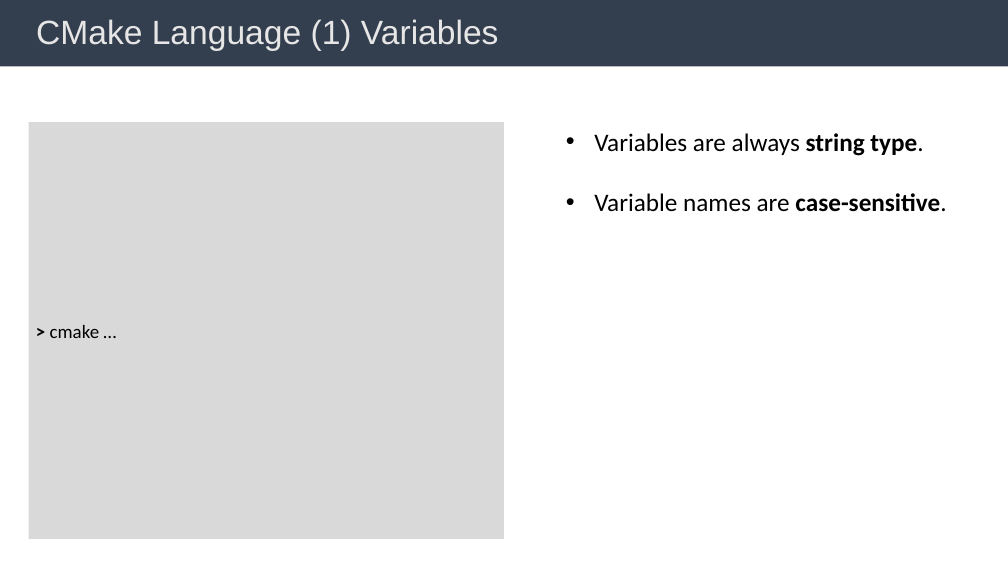
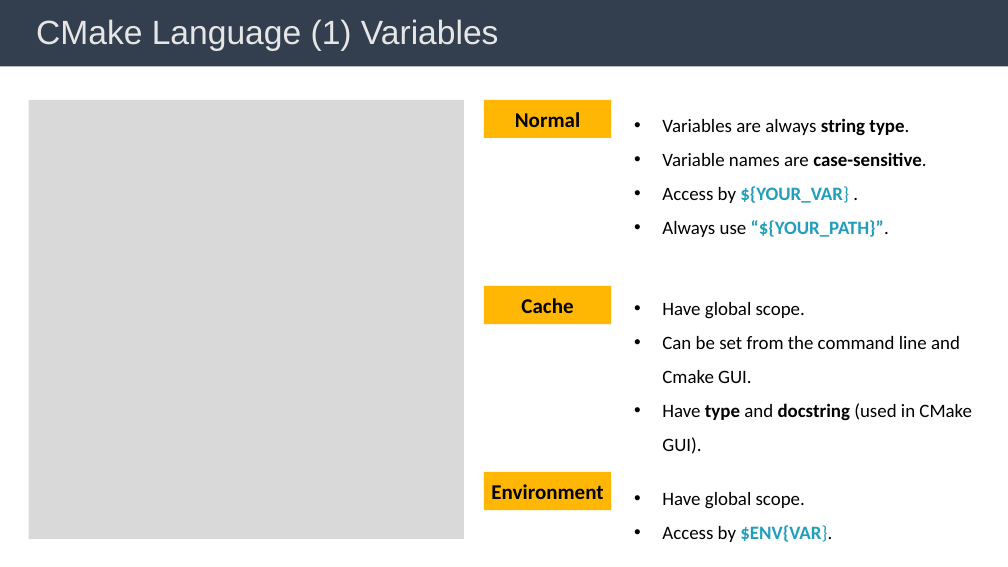
Before and after one commit to BingHanLin/Learn_Modern_CMake, a slide deck: slide 7 of cmake notes.pptx. Drawn at 1008x567 pixels with LibreOffice and Linux fonts; fonts in the diff are those of the drawing; background and template pictures are left out. Boxes give left, top, right and bottom in pixels: in the first picture for what was removed or moved away, otherwise in the second. Text is boxed around its words. In the diff, an @@ line names an element or a change of style, - is before the commit and + after.

```diff
--- a/cmake notes.pptx
+++ b/cmake notes.pptx
@@ rectangle: place and size @@
-rectangle at bbox=[29, 123, 504, 539]
+rectangle at bbox=[29, 100, 464, 539]
@@ rectangle added at bbox=[484, 100, 611, 138], fill #FFB703, 20 pt, text #000000, bold @@
+Normal
@@ text "Variables are always string type.": place and size @@
-text "Variables are always string type." at bbox=[594, 133, 946, 212]
+text "Variables are always string type." at bbox=[662, 118, 926, 237]
@@ text at bbox=[662, 118, 926, 166]: size 24 to 18 pt in "Variables are always string type.", "Variable names are case-sensitive."; line spacing 1 to 1.5 @@
@@ text at bbox=[662, 186, 889, 237]: paragraphs added @@
+• Access by ${YOUR_VAR} .
+• Always use “${YOUR_PATH}”.
@@ rectangle added at bbox=[484, 286, 611, 324], fill #FFB703, 20 pt, text #000000, bold @@
+Cache
@@ text in rectangle at bbox=[50, 325, 100, 338]: text removed @@
-> cmake …
@@ text added at bbox=[662, 302, 972, 454], 18 pt, text #000000 @@
+• Have global scope.
+• Can be set from the command line and Cmake GUI.
+• Have type and docstring (used in CMake GUI).
@@ rectangle added at bbox=[484, 472, 611, 510], fill #FFB703, 20 pt, text #000000, bold @@
+Environment
@@ text added at bbox=[662, 492, 832, 542], 18 pt, text #000000 @@
+• Have global scope.
+• Access by $ENV{VAR}.
```
Also in this commit, not shown: 4 other slides changed, 2 slides added, 1 slide removed, 3 other files.
